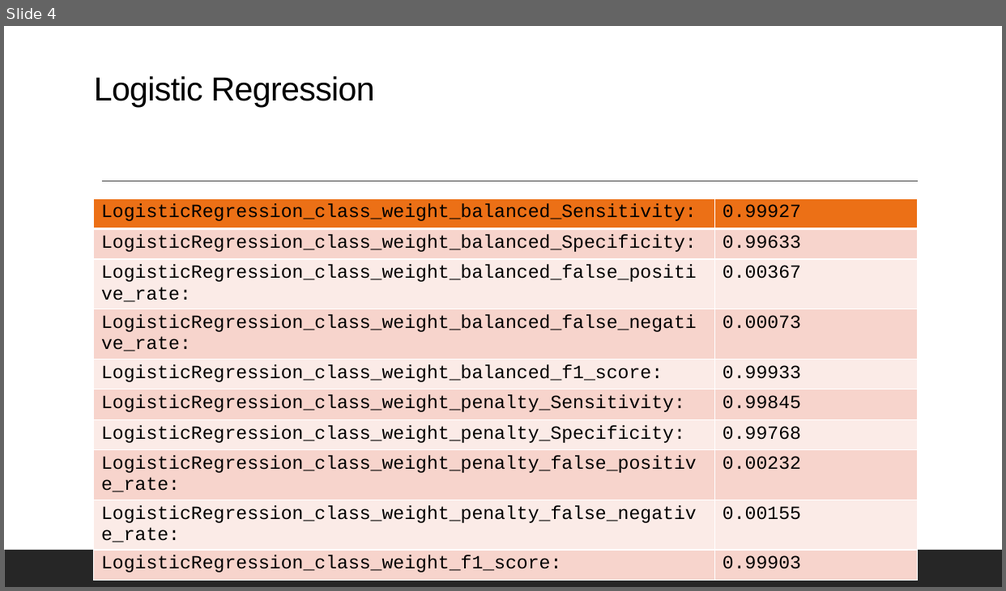
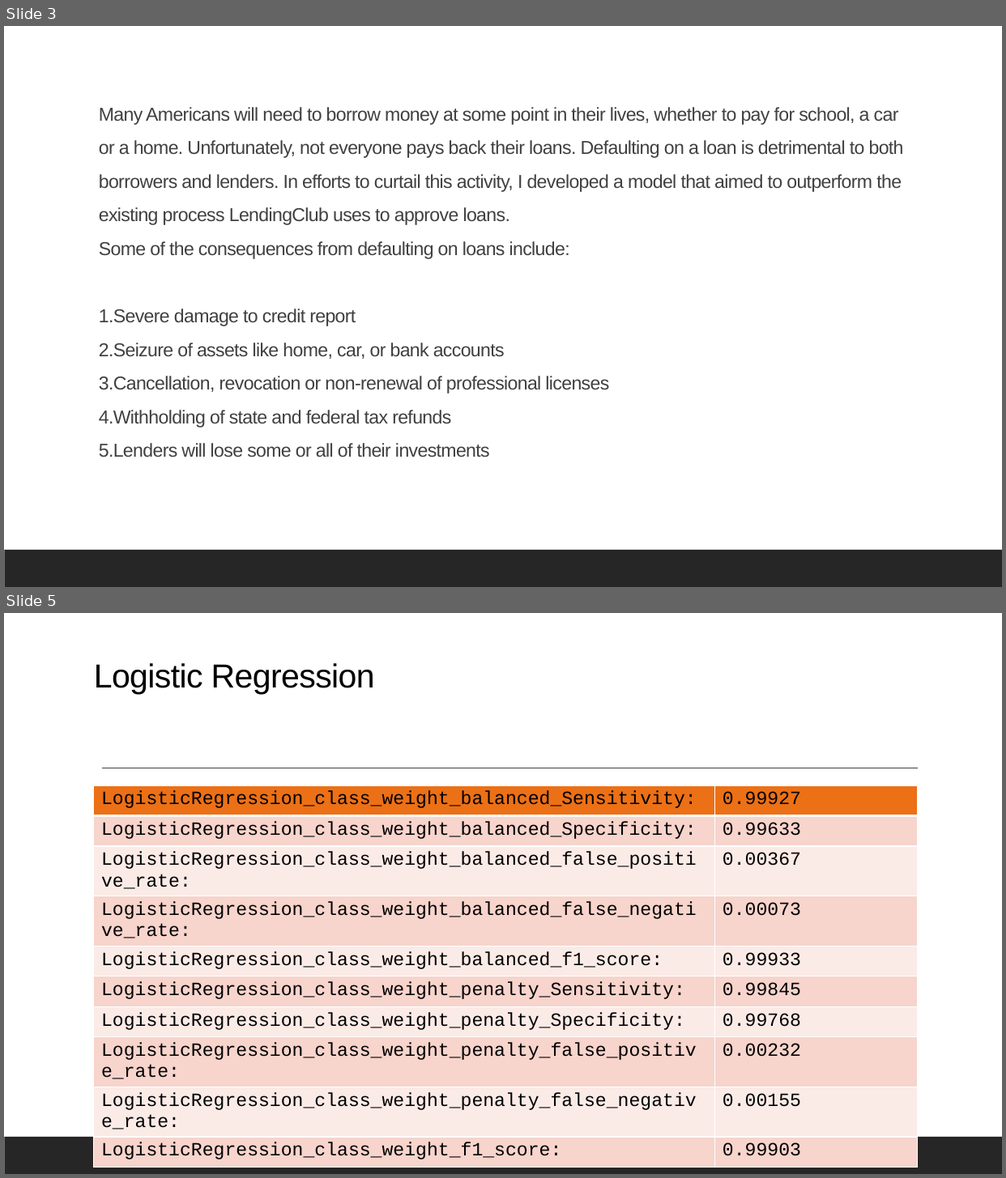
Before and after one commit to Choc91/General-Assembly-Capstone, a slide deck: Credit Risk Capstone Project.pptx. Shown one above the other, each under a label of ours: slide 4 before the commit, slides 3 and 5 after it; the slides between them are not shown. The pictures are 1006x591 and 1006x1178 pixels, drawn with LibreOffice and Linux fonts; fonts in the diff are those of the drawing. Boxes give left, top, right and bottom in pixels: in the first picture for what was removed or moved away, otherwise in the second. Text is boxed around its words. In the diff, an @@ line names an element or a change of style, - is before the commit and + after.

```diff
--- a/Credit Risk Capstone Project.pptx
+++ b/Credit Risk Capstone Project.pptx
@@ slide 3 added at [4,26,1002,587], background #FFFFFF; not listed: 1 template element that a slide beside it also shows @@
@@ text added at [99,107,904,457], 18 pt, text #404040 @@
+Many Americans will need to borrow money at some point in their lives, whether to pay for school, a car or a home. Unfortunately, not everyone pays back their loans. Defaulting on a loan is detrimental to both borrowers and lenders. In efforts to curtail this activity, I developed a model that aimed to outperform the existing process LendingClub uses to approve loans.
+Some of the consequences from defaulting on loans include:
+1.Severe damage to credit report
+2.Seizure of assets like home, car, or bank accounts
+3.Cancellation, revocation or non-renewal of professional licenses
+4.Withholding of state and federal tax refunds
+5.Lenders will lose some or all of their investments
@@ what was slide 4 is now slide 5 @@
```
Also in this commit, not shown: 2 slides changed.
